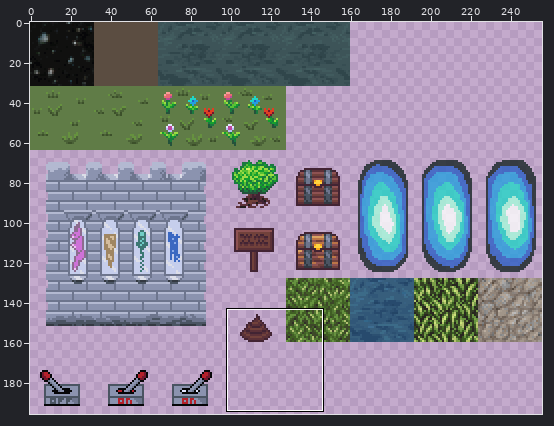
File history of a sprite sheet, bin/resources/graphics/tiles64tm.png. Above: a wide view before the commit, with the close-up outlined.
Close-up. As it was:
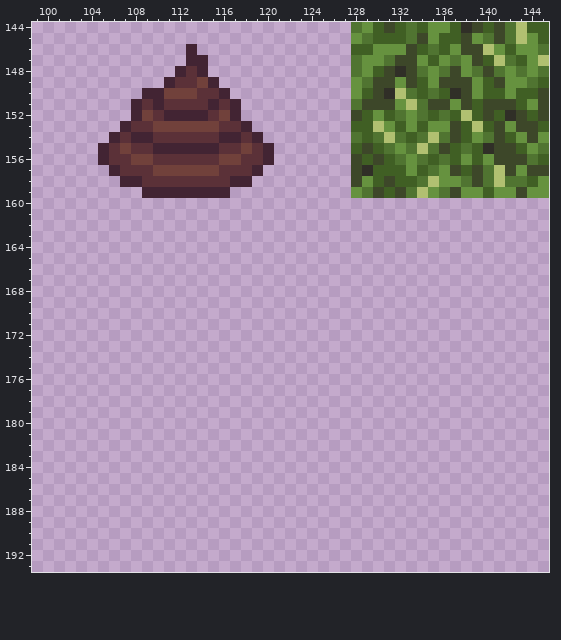
The file is 512x512 pixels, drawn in blocks of 2x2; one block is one cell here. Colours within 5 levels of each other are drawn and written as one. Shown: x 99..145, y 144..193. The wide view leaves out empty margins.
Once edited:
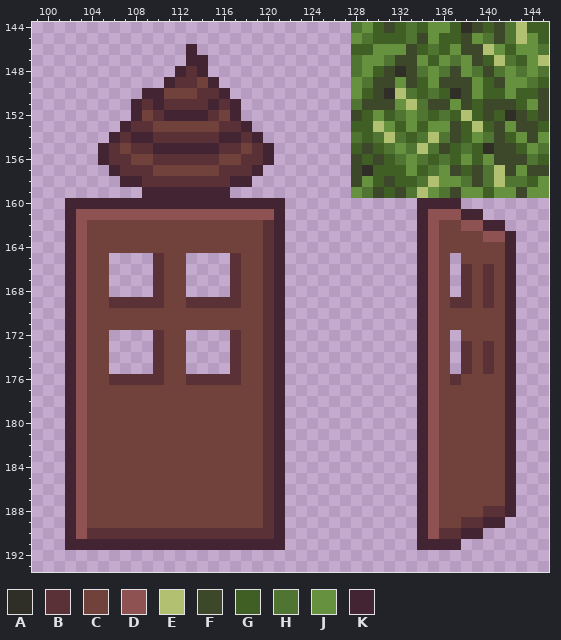
Palette (. is transparent): A #302f27  B #5b3138  C #71413b  D #8e5252  E #b1c071  F #3d4729  G #405f24  H #507431  J #66923f  K #422433
Edits made:
y 160: x 102..121 .................... -> KKKKKKKKKKKKKKKKKKKK; x 134..137 .... -> KKKK
y 161: x 102..121 .................... -> KDDDDDDDDDDDDDDDDDDK; x 134..139 ...... -> KDDDKK
y 162: x 102..121 .................... -> KDCCCCCCCCCCCCCCCCBK; x 134..141 ........ -> KDCCDDKK
y 163: x 102..121 .................... -> KDCCCCCCCCCCCCCCCCBK; x 134..142 ......... -> KDCCCCDDK
y 164: x 102..121 .................... -> KDCCCCCCCCCCCCCCCCBK; x 134..142 ......... -> KDCCCCCCK
y 165: x 102..105 .... -> KDCC; x 110..112 ... -> BCC; x 117..121 ..... -> BCCBK; x 134..136 ... -> KDC; x 138..142 ..... -> CCCCK
y 166..168: x 102..105 .... -> KDCC; x 110..112 ... -> BCC; x 117..121 ..... -> BCCBK; x 134..136 ... -> KDC; x 138..142 ..... -> BCBCK
y 169: x 102..121 .................... -> KDCCBBBBBCCBBBBBCCBK; x 134..142 ......... -> KDCBBCBCK
y 170..171: x 102..121 .................... -> KDCCCCCCCCCCCCCCCCBK; x 134..142 ......... -> KDCCCCCCK
y 172: x 102..105 .... -> KDCC; x 110..112 ... -> BCC; x 117..121 ..... -> BCCBK; x 134..136 ... -> KDC; x 138..142 ..... -> CCCCK
y 173..175: x 102..105 .... -> KDCC; x 110..112 ... -> BCC; x 117..121 ..... -> BCCBK; x 134..136 ... -> KDC; x 138..142 ..... -> BCBCK
y 176: x 102..121 .................... -> KDCCBBBBBCCBBBBBCCBK; x 134..142 ......... -> KDCBCCCCK
y 177..187: x 102..121 .................... -> KDCCCCCCCCCCCCCCCCBK; x 134..142 ......... -> KDCCCCCCK
y 188: x 102..121 .................... -> KDCCCCCCCCCCCCCCCCBK; x 134..142 ......... -> KDCCCCBBK
y 189: x 102..121 .................... -> KDCCCCCCCCCCCCCCCCBK; x 134..141 ........ -> KDCCBBKK
y 190: x 102..121 .................... -> KDBBBBBBBBBBBBBBBBBK; x 134..139 ...... -> KDBBKK
y 191: x 102..121 .................... -> KKKKKKKKKKKKKKKKKKKK; x 134..137 .... -> KKKK
Pixel boxes of the changes (left, top, right, bottom) in both close-ups:
added: (65, 198, 285, 550)
added: (417, 198, 516, 550)
